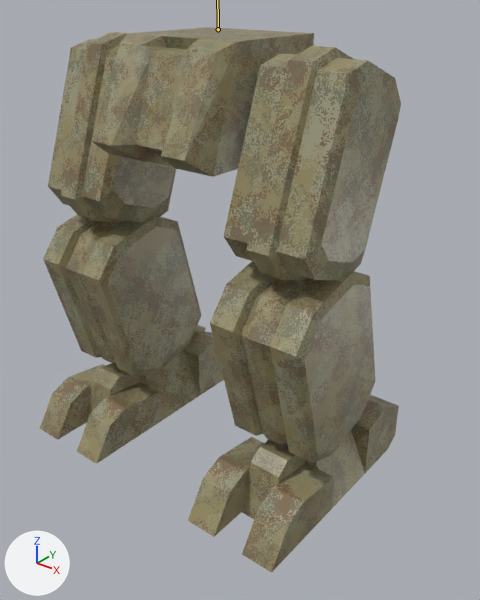
One commit to the Blender file resources/mechparts/legs/mech_legs07.blend: the scene before it, then after it.
Before and after are seen from a camera (50 mm lens) standing at (1.228, -1.443, 1.414) and looking at (0.02, 0.066, 0.478). Every picture has the same lights, and +X, +Y and +Z are marked at lower left. The bones that change are drawn over the model as lines.

In view in the first picture: 'legs'.
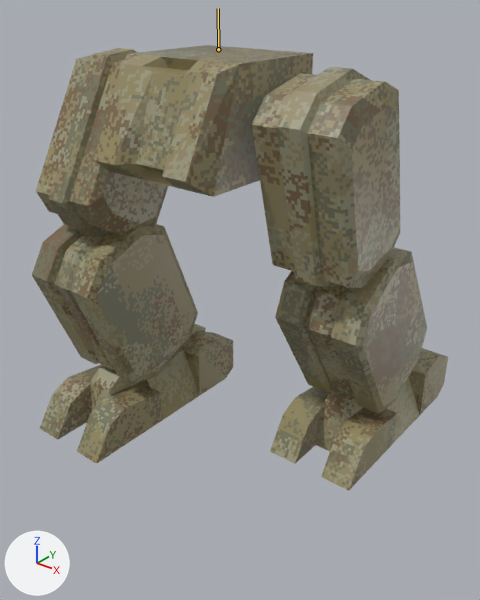
The newer file adds an action. The first version stands in its rest pose; the second is drawn at frame 30 of the action 'launch_in_left'.

What differs and where, as boxes [x1, y1, x2, y2] in the pictures (480 x 600 px):
```json
{"object": "legs", "change": "posed", "before": [40, 27, 401, 573], "after": [32, 45, 448, 491], "on screen": "15% wider, 18% shorter"}
```

Edits to the scene script, one JSON object a line:
```json
{"block": "bone_root", "where": "bone_root = bpy.data.objects['Armature'].pose.bones['root']"}
{"op": "set", "path": "bone_root.location", "old": "(0.0, 0.0, 0.0)", "new": "(0.0, -0.05, 0.0)"}
{"block": "bone_leg_ik_target_l", "where": "bone_leg_ik_target_l = bpy.data.objects['Armature'].pose.bones['leg_ik_target.l']"}
{"op": "set", "path": "bone_leg_ik_target_l.location", "old": "(0.0, 0.0, 0.0)", "new": "(0.0, 0.4, 0.0)"}
```
